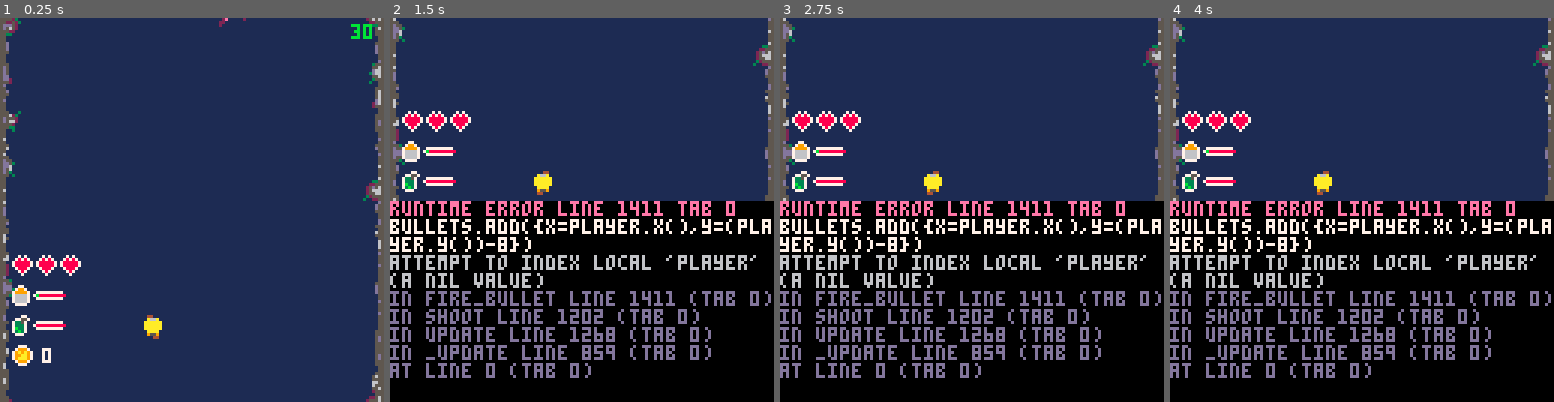
Above: before the commit, frames 1-4 (left to right).
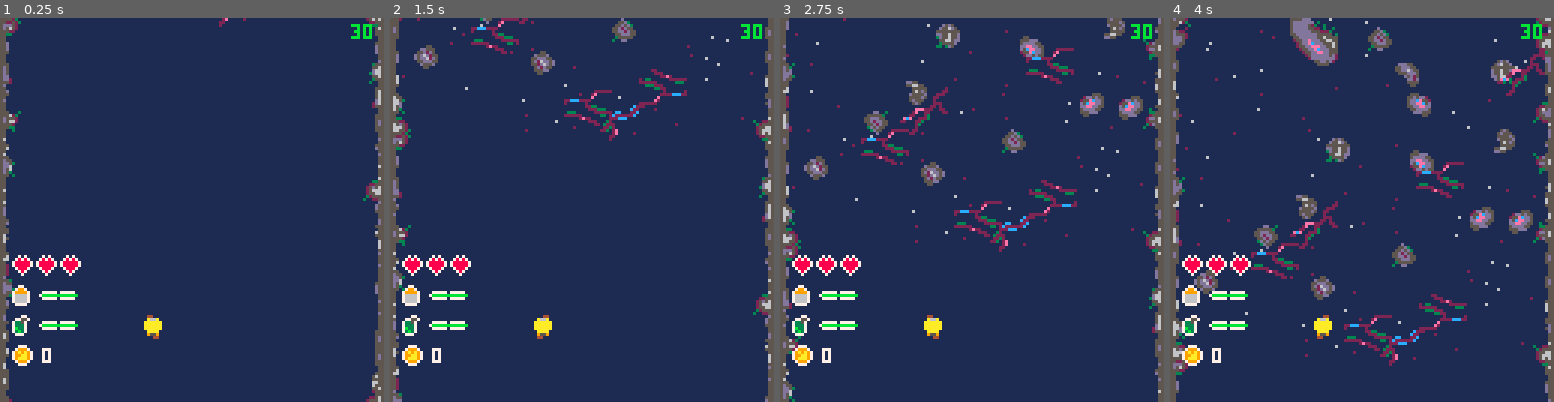
Above: after the commit, the same moments.

Repository: Mister-Oatbread/pico8_drg_game
Game: PICO-8 cartridge drg.p8
Same seed, same stepped clock (60 frames per second), same inputs: the game is played once before the commit and once after it.
Inputs:
- Up to frame 1 (0.25 s): no input
- Up to frame 2 (1.5 s): tap X (X key) at 0.33, 1.07 s; tap O (Z key) at 0.7 s
- Up to frame 3 (2.75 s): hold Right 1.6-2.1 s; tap O (Z key) at 1.7, 2.1, 2.5 s; tap X (X key) at 1.85 s; hold Up 2.15-2.42 s; hold Right from 2.47 s (still down)
- Up to frame 4 (4 s): tap O (Z key) at 2.9, 3.3, 3.7 s; tap X (X key) at 2.97 s; release Right at 3.03 s; hold Left 3.08-3.58 s; hold Down 3.63-3.97 s

The runs differ from the first frame. In frame 1, 0.4% of the frame differs, in the area x 8-21%, y 71-82%; in frame 2, 58%; in frame 3, 59%; in frame 4, 59%, in the area x 0-100%, y 0-100%.
Error before the commit: runtime error line 1411 tab 0; bullets.add({x=player.x(),y=(player.y())-8}); attempt to index local 'player' (a nil value)

Commit message:
mining works better now, shooting works but still needs bullet drawing

Diff:
--- a/build.lua
+++ b/build.lua
@@ -794,11 +794,11 @@
 end
 function new_hud()
 local function draw_prog_bar(percentage,x,y)
-local green_pixels=flr(percentage*10)
+local green_pixels=flr(percentage*12)
 local color
 spr(63,x,y)
-spr(63,x+4,y)
-for i=1,10 do
+spr(63,x+6,y)
+for i=1,12 do
 color=i>green_pixels and 8 or 11
 pset(x+i,y+1,color)
 end
@@ -813,14 +813,16 @@
 end
 end
 local function draw(player)
-local x=player.number==1 and 105 or 180
+local x=player.number==1 and 105 or 202
 draw_hearts(player,x)
-spr(46,105,190)
-spr(47,105,200)
-spr(62,105,210)
-draw_prog_bar(player.ammo()/player.max_ammo,112,192)
-draw_prog_bar(player.fuel()/player.max_fuel,112,202)
-print(points,115,211,7)
+spr(46,x,190)
+draw_prog_bar(player.ammo()/player.max_ammo,x+9,192)
+if player.max_fuel>0 then
+spr(47,x,200)
+draw_prog_bar(player.fuel()/player.max_fuel,x+9,202)
+end
+spr(62,x,210)
+print(points,x+10,211,7)
 end
 return {
 draw=draw,
@@ -828,6 +830,7 @@
 end
 function _init()
 player_1=new_player(1)
+player_2=new_player(2)
 projectiles=new_projectiles()
 resources=new_resources()
 map=new_map()
@@ -1101,14 +1104,15 @@
 drilling=false,
 mining=false,
 rns=false}
+local was_mining=false
+local mined_since=0
 local playing_drill_sound
 local moving_frame=0
-local use_alt_sprite=false
-local x_flip=false
-local ammo=25
-local fuel=15
-local max_ammo=25
-local max_fuel=150
+local points=0
+local ammo=number==1 and 25 or 50
+local fuel=number==1 and 150 or 0
+local max_ammo=number==1 and 25 or 50
+local max_fuel=number==1 and 150 or 0
 local shots_fired=false
 local shot_delay_counter=0
 local max_shot_delay=3
@@ -1127,15 +1131,19 @@
 add(collision_points.top,{x=0,y=0})
 end
 local function fetch_inputs()
-is.moving.up=btn(2)
-is.moving.down=btn(3)
-is.moving.left=btn(0)
-is.moving.right=btn(1)
-is.shooting=btn(5) and not btn(4)
-is.drilling=btn(4) and not btn(5)
-is.rns=btn(3) and btn(4) and btn(5)
-is.mining=btn(4) and not btn(5) and fuel<=0 and not is.mining
-is.drilling=is.drilling and fuel>0
+is.moving.up=btn(2,number)
+is.moving.down=btn(3,number)
+is.moving.left=btn(0,number)
+is.moving.right=btn(1,number)
+is.shooting=btn(5,number) and not btn(4,number)
+local drilling_button=btn(4,number) and not btn(5,number)
+is.rns=btn(3,number) and btn(4,number) and btn(5,number)
+is.drilling=drilling_button and fuel>0
+local mining_button=drilling_button and fuel<=0
+is.mining=mining_button and not was_mining
+if is.mining then mined_since=0 end
+was_mining=mining_button or mined_since<5
+mined_since+=1
 end
 local function update_player_collision_points()
 for i=1,6 do
@@ -1199,7 +1207,7 @@
 end
 local function shoot()
 if ammo > 0 then
-projectiles.fire_bullet()
+projectiles.fire_bullet(number)
 ammo-=1
 sfx(-1,2)
 sfx(34,2)
@@ -1219,6 +1227,7 @@
 health+=amount
 if health>max_health then health=max_health end
 end
+local function give_points(amount) points+=amount end
 local function move_player()
 if is.moving.up and not has_collision.top then
 if y>102 then
@@ -1274,13 +1283,13 @@
 y={y,y+7},
 };
 end
-function get_drills_hitbox()
+local function get_drills_hitbox()
 return {
 x={x,x+7},
 y={y-1,y+3},
 };
 end
-function get_damaging_drills_hitbox()
+local function get_damaging_drills_hitbox()
 return {
 x={x,x+7},
 y={y-3,y+3},
@@ -1334,7 +1343,7 @@
 pset(x+6,y+1,4)
 pset(x+6,y+2,4)
 end
-local function update_player_animation()
+local function draw()
 local moving,x_flip
 if game_status=="playing" then
 moving=(not is.moving.down
@@ -1343,7 +1352,7 @@
 moving=(is.moving.down or is.moving.up
 or is.moving.left or is.moving.right)
 end
-local sprite=48
+local sprite=number==1 and 48 or 32
 local speed=1
 if game_status=="playing" and is.moving.up then speed=2 end
 if moving then sprite+=1 end
@@ -1354,19 +1363,16 @@
 pal()
 if is.shooting then draw_gun() end
 if is.drilling then draw_drills() end
-if is.mining then draw_pickaxe() end
-end
-local function draw()
-update_player_animation()
+if is.mining or was_mining then draw_pickaxe() end
 end
 local function x_f() return x end
 local function y_f() return y end
-local function drilling_f() return is.drilling end
+local function drilling_f() return is.drilling or is.mining end
 local function shooting_f() return is.shooting end
 local function rns_f() return is.rns end
 local function hit_f() return is_hit end
 local function health_f() return health end
-local function ammo_f() return health end
+local function ammo_f() return ammo end
 local function fuel_f() return fuel end
 return {
 x=x_f,
@@ -1375,6 +1381,7 @@
 draw=draw,
 give_ammo=give_ammo,
 give_health=give_health,
+give_points=give_points,
 get_hitbox=get_hitbox,
 get_drills_hitbox=get_drills_hitbox,
 get_damaging_drills_hitbox=get_damaging_drills_hitbox,
@@ -1407,7 +1414,8 @@
 end
 end
 end
-local function fire_bullet(player)
+local function fire_bullet(number)
+player=number==1 and player_1 or player_2
 bullets.add({x=player.x(),y=(player.y())-8})
 end
 local function spit(spit_type, x, y)
--- a/src/hud.lua
+++ b/src/hud.lua
@@ -5,11 +5,11 @@
 
     -- takes a percentage, as well as x and y position, and paints a prog bar
     local function draw_prog_bar(percentage,x,y)
-        local green_pixels=flr(percentage*10)
+        local green_pixels=flr(percentage*12)
         local color
         spr(63,x,y)
-        spr(63,x+4,y)
-        for i=1,10 do
+        spr(63,x+6,y)
+        for i=1,12 do
             color=i>green_pixels and 8 or 11
             pset(x+i,y+1,color)
         end
@@ -27,15 +27,16 @@
     end
 
     local function draw(player)
-        local x=player.number==1 and 105 or 180
+        local x=player.number==1 and 105 or 202
         draw_hearts(player,x)
-        -- ammo, fuel, points
-        spr(46,105,190)
-        spr(47,105,200)
-        spr(62,105,210)
-        draw_prog_bar(player.ammo()/player.max_ammo,112,192)
-        draw_prog_bar(player.fuel()/player.max_fuel,112,202)
-        print(points,115,211,7)
+        spr(46,x,190)
+        draw_prog_bar(player.ammo()/player.max_ammo,x+9,192)
+        if player.max_fuel>0 then
+            spr(47,x,200)
+            draw_prog_bar(player.fuel()/player.max_fuel,x+9,202)
+        end
+        spr(62,x,210)
+        print(points,x+10,211,7)
     end
 
     return {
--- a/src/main.lua
+++ b/src/main.lua
@@ -2,6 +2,7 @@
 
 function _init()
     player_1=new_player(1)
+    player_2=new_player(2)
     projectiles=new_projectiles()
     resources=new_resources()
     map=new_map()
--- a/src/player.lua
+++ b/src/player.lua
@@ -12,14 +12,15 @@
         drilling=false,
         mining=false,
         rns=false}
+    local was_mining=false
+    local mined_since=0
     local playing_drill_sound
     local moving_frame=0
-    local use_alt_sprite=false
-    local x_flip=false
-    local ammo=25
-    local fuel=15
-    local max_ammo=25
-    local max_fuel=150
+    local points=0
+    local ammo=number==1 and 25 or 50
+    local fuel=number==1 and 150 or 0
+    local max_ammo=number==1 and 25 or 50
+    local max_fuel=number==1 and 150 or 0
     local shots_fired=false
     local shot_delay_counter=0
     local max_shot_delay=3
@@ -40,18 +41,22 @@
 
     -- checks inputs and writes them to the state of the player
     local function fetch_inputs()
-        is.moving.up=btn(2)
-        is.moving.down=btn(3)
-        is.moving.left=btn(0)
-        is.moving.right=btn(1)
-        is.shooting=btn(5) and not btn(4)
-        is.drilling=btn(4) and not btn(5)
-        is.rns=btn(3) and btn(4) and btn(5)
-
+        is.moving.up=btn(2,number)
+        is.moving.down=btn(3,number)
+        is.moving.left=btn(0,number)
+        is.moving.right=btn(1,number)
+        is.shooting=btn(5,number) and not btn(4,number)
+        local drilling_button=btn(4,number) and not btn(5,number)
+        is.rns=btn(3,number) and btn(4,number) and btn(5,number)
+
+        is.drilling=drilling_button and fuel>0
+        local mining_button=drilling_button and fuel<=0
         -- check if we are currently mining or drilling,
         -- since both go over one button
-        is.mining=btn(4) and not btn(5) and fuel<=0 and not is.mining
-        is.drilling=is.drilling and fuel>0
+        is.mining=mining_button and not was_mining
+        if is.mining then mined_since=0 end
+        was_mining=mining_button or mined_since<5
+        mined_since+=1
     end
 
     local function update_player_collision_points()
@@ -133,7 +138,7 @@
 
     local function shoot()
         if ammo > 0 then
-            projectiles.fire_bullet()
+            projectiles.fire_bullet(number)
             ammo-=1
             sfx(-1,2)
             sfx(34,2)
@@ -158,6 +163,8 @@
         health+=amount
         if health>max_health then health=max_health end
     end
+
+    local function give_points(amount) points+=amount end
 
     local function move_player()
         if is.moving.up and not has_collision.top then
@@ -224,7 +231,7 @@
 
     -- takes in player and returns hitbox ready to be processed by are_colliding()
     -- but for the drills instead of the player
-    function get_drills_hitbox()
+    local function get_drills_hitbox()
         return {
             x={x,x+7},
             y={y-1,y+3},
@@ -232,7 +239,7 @@
     end
 
     -- hitbox for hitting creatures
-    function get_damaging_drills_hitbox()
+    local function get_damaging_drills_hitbox()
         return {
             x={x,x+7},
             y={y-3,y+3},
@@ -296,8 +303,8 @@
         pset(x+6,y+2,4)
     end
 
-    -- chooses the current sprite for the player
-    local function update_player_animation()
+    -- draws player based on current state
+    local function draw()
         local moving,x_flip
         if game_status=="playing" then
             moving=(not is.moving.down
@@ -307,7 +314,7 @@
             moving=(is.moving.down or is.moving.up
                 or is.moving.left or is.moving.right)
         end
-        local sprite=48
+        local sprite=number==1 and 48 or 32
         local speed=1
         if game_status=="playing" and is.moving.up then speed=2 end
 
@@ -321,22 +328,17 @@
         pal()
         if is.shooting then draw_gun() end
         if is.drilling then draw_drills() end
-        if is.mining then draw_pickaxe() end
-    end
-
-    -- draws player based on current state
-    local function draw()
-        update_player_animation()
+        if is.mining or was_mining then draw_pickaxe() end
     end
 
     local function x_f() return x end
     local function y_f() return y end
-    local function drilling_f() return is.drilling end
+    local function drilling_f() return is.drilling or is.mining end
     local function shooting_f() return is.shooting end
     local function rns_f() return is.rns end
     local function hit_f() return is_hit end
     local function health_f() return health end
-    local function ammo_f() return health end
+    local function ammo_f() return ammo end
     local function fuel_f() return fuel end
 
     return {
@@ -346,6 +348,7 @@
         draw=draw,
         give_ammo=give_ammo,
         give_health=give_health,
+        give_points=give_points,
         get_hitbox=get_hitbox,
         get_drills_hitbox=get_drills_hitbox,
         get_damaging_drills_hitbox=get_damaging_drills_hitbox,
--- a/src/projectiles.lua
+++ b/src/projectiles.lua
@@ -21,7 +21,8 @@
     end
 
     -- sends a bullet out from the current location of the player
-    local function fire_bullet(player)
+    local function fire_bullet(number)
+        player=number==1 and player_1 or player_2
         bullets.add({x=player.x(),y=(player.y())-8})
     end
 
